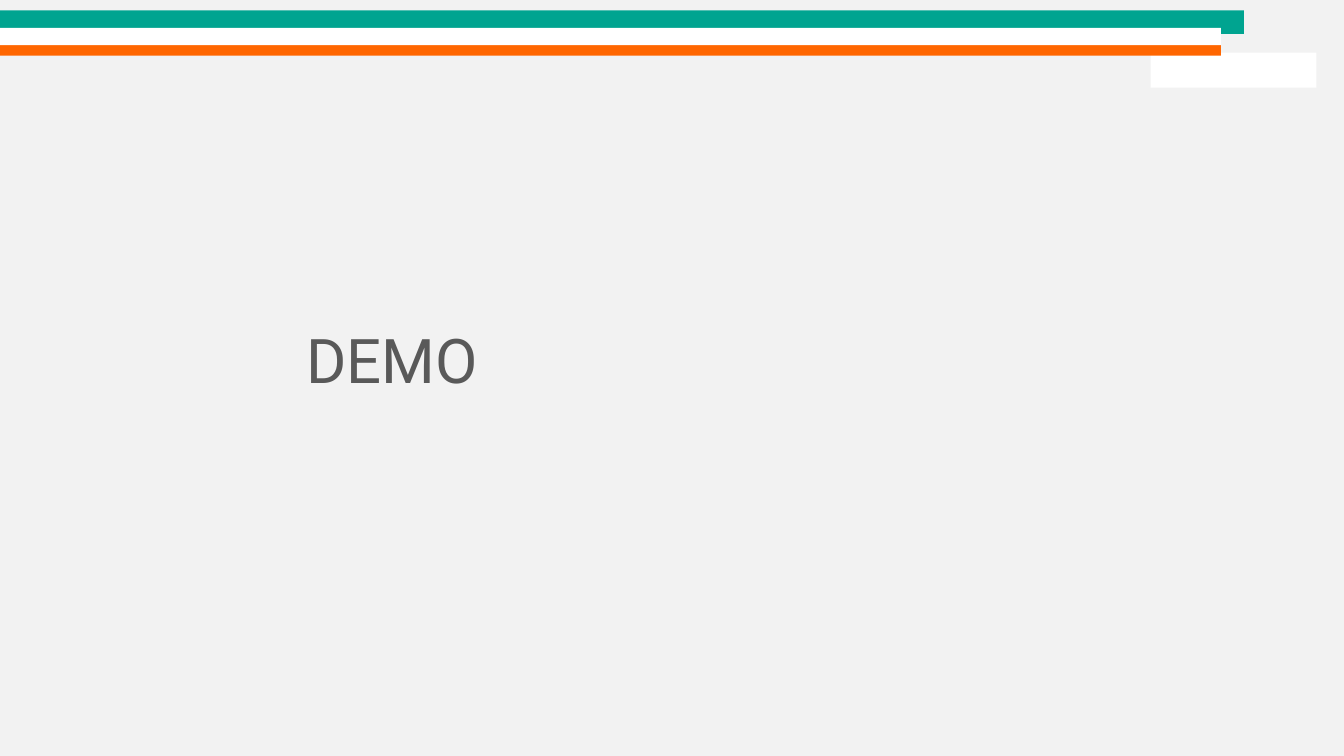
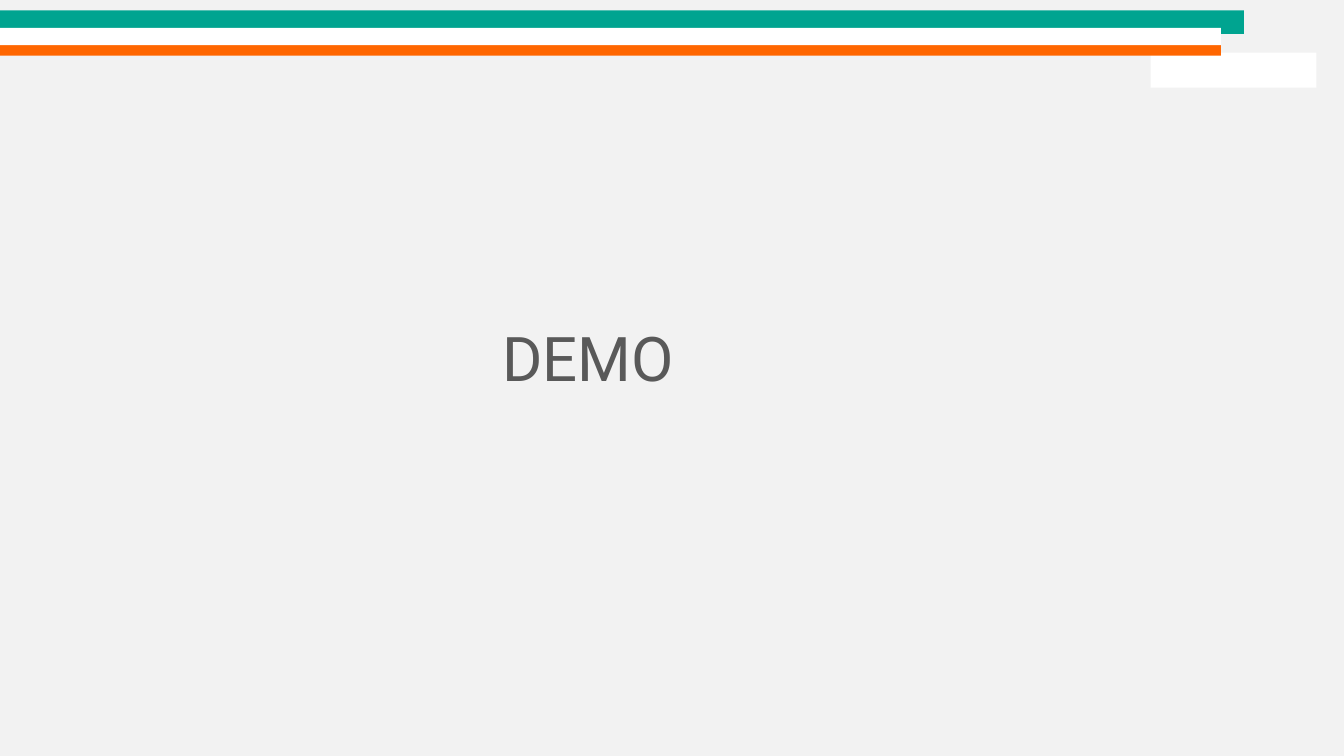
Before and after one commit to dream-lab/acm-school-iot-2021, a slide deck: slide 14 of Physical_Simulators/IoT Simulators.pptx. Drawn at 1344x756 pixels with LibreOffice and Linux fonts; fonts in the diff are those of the drawing; background and template pictures are left out. Boxes give left, top, right and bottom in pixels: in the first picture for what was removed or moved away, otherwise in the second. Text is boxed around its words. In the diff, an @@ line names an element or a change of style, - is before the commit and + after.

```diff
--- a/Physical_Simulators/IoT Simulators.pptx
+++ b/Physical_Simulators/IoT Simulators.pptx
@@ title "DEMO": place and size @@
-title "DEMO" at (306,338,477,384)
+title "DEMO" at (503,336,674,382)
```
Also in this commit, not shown: 3 other slides changed, 3 slides added, 3 slides removed, 1 other file.
